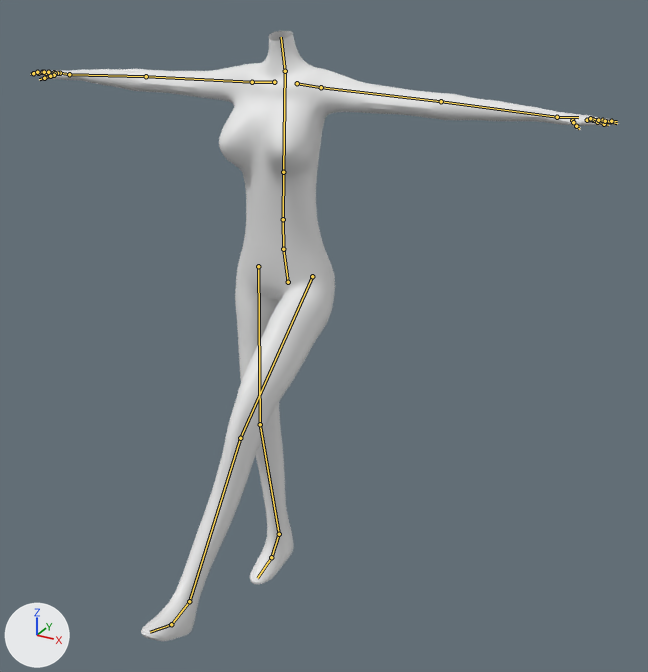
One commit to the Blender file フリーゲル.blend: the scene before it, then after it.
Rendered twice from a 50 mm lens placed at (1.78, -2.9, 2.66), pointed at (0.3, -0.22, 1.32). Arrows for +X, +Y and +Z are at lower left; the lights stay in place. Both versions are drawn at the pose saved in each file; the numbers are the values there. The bones that bend it are drawn over the model as lines.

Objects in the first picture: 'body'.
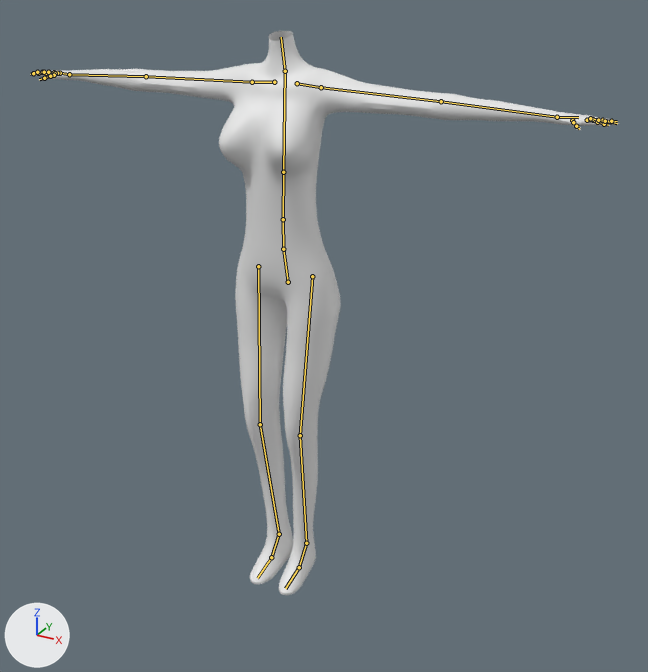
The edits, one by one:
Bone 'UpperLeg.L' (bone_upperleg_l) turns from (1, 1, 41) to (0, 0, 0) degrees about its own x, y and z.

Boxes [x1, y1, x2, y2] around the edits, measured in the pictures (648 x 672 px):
'body', posed (8% shorter): before [30, 31, 619, 641]; after [30, 31, 619, 595]
bone 'UpperLeg.L', root to tip: before (312, 276) to (240, 438); after (312, 276) to (300, 435)
